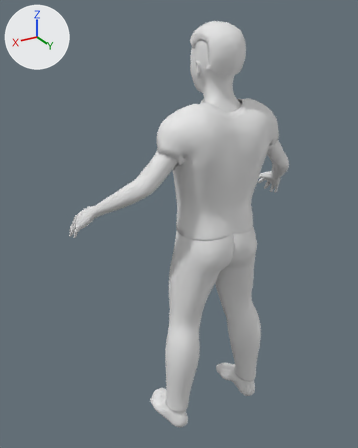
A saved change to the glTF model corpos/corpo-adolescente-m-magro.glb.
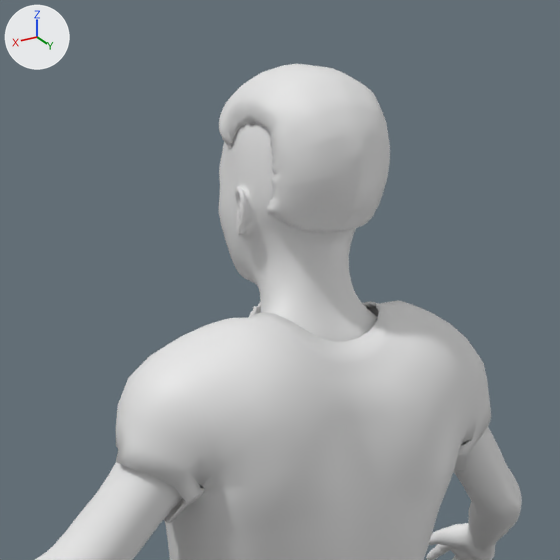
Old and new are each drawn whole from a camera (50 mm lens) standing at (1.166, 1.74, 0.955) and looking at (0.084, -0.063, 0.054) and again close up on the part from 33% to 84% of the width and 0% to 41% of the height. Arrows for +X, +Y and +Z are at upper left; the lights stay in place. The last two pictures show the newer version. Vertices at exactly the same position are counted once.

Objects in the first close-up: 'cabelo', 'camiseta', 'pele'.
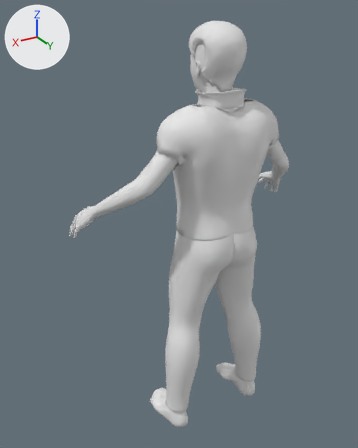
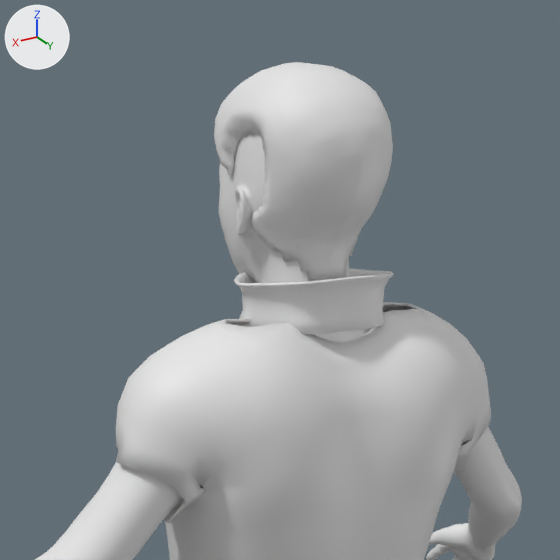
Where the change shows, as pixel boxes (x1, y1, x2, y2) in the close-ups (560 x 560 px; the box of a moved part takes in the faces that stretch with it):
'camiseta', reshaped: before (116, 300, 491, 560); after (116, 302, 491, 560)
'cabelo', reshaped (29% taller): before (219, 64, 390, 233); after (214, 62, 393, 281)
'gola', added: after (234, 268, 394, 335)
part 2 of me_camiseta_006, moved or reshaped: before (208, 300, 445, 357); after (208, 302, 445, 357)

What the commit changed:
me_cabelo_006 is used by ob_cabelo; location (0.0, 0.0, 0.0).
me_cabelo_006 had 2252 vertices, 4500 faces and spanned x -0.086..0.086, y -0.037..0.205, z 0.728..0.92.
me_cabelo_006 now has 2252 vertices, 4500 faces and spans x -0.095..0.095, y -0.04..0.209, z 0.667..0.921.
me_cabelo_006 part 1: 5 vertices moved within x -0.043..0.051, y -0.006..0.187, z 0.792..0.89; 2159 vertices removed from x -0.086..0.086, y -0.037..0.205, z 0.728..0.92; 2159 vertices added at x -0.095..0.095, y -0.04..0.209, z 0.667..0.921.
me_camiseta_006 is used by ob_camiseta; location (0.0, 0.0, 0.0).
me_camiseta_006 had 2014 vertices, 4036 faces and spanned x -0.293..0.293, y -0.047..0.256, z 0.086..0.634.
me_camiseta_006 now has 2026 vertices, 4060 faces and spans x -0.293..0.293, y -0.047..0.256, z 0.086..0.626.
Part 2, on me_camiseta_006:
44 vertices are removed from x -0.129..0.129, y 0.029..0.166, z 0.624..0.634.
164 faces are deleted.
10 vertices move from x -0.098..0.098, y 0.025..0.157, z 0.625..0.629 to x -0.098..0.098, y 0.023..0.163, z 0.622..0.626.
56 vertices are added at x -0.145..0.145, y 0.032..0.171, z 0.622..0.626.
188 new faces join them.
Mesh me_gola_006 is new.
It has 480 vertices, 960 faces and spans x -0.107..0.107, y 0.011..0.202, z 0.612..0.679.
Object 'gola' (ob_gola) is new; it shows me_gola_006.
Its location is (0.0, 0.0, 0.0).
